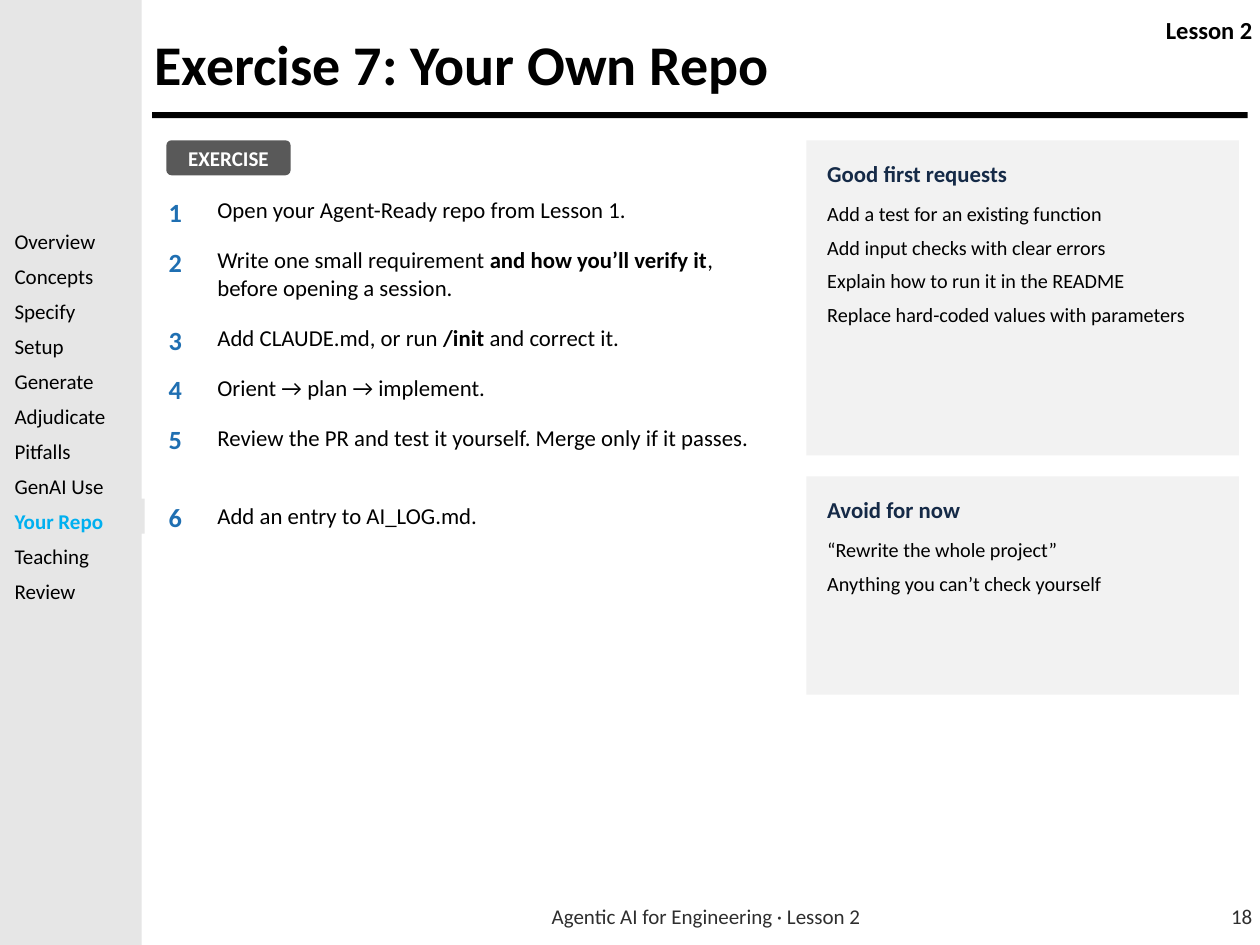
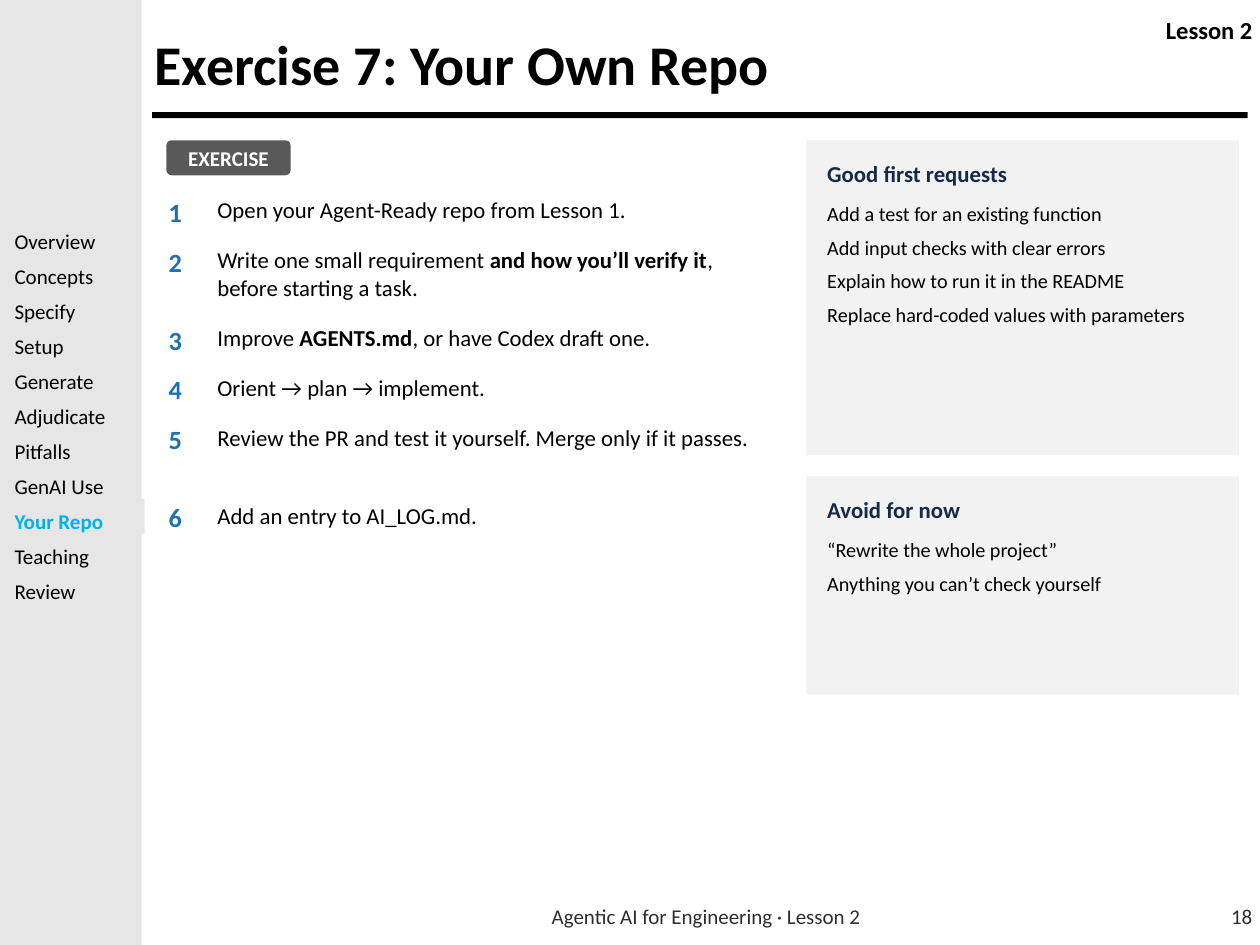
Before and after one commit to usafa-dfas/Agentic-AI-for-Engineering, a slide deck: slide 18 of Lesson Material/LSN 2 - Introduction to Agentic AI for Coding/Agentic_AI_for_Engineering_Lesson_2.pptx. Drawn at 1260x945 pixels with LibreOffice and Linux fonts; fonts in the diff are those of the drawing; background and template pictures are left out. Boxes give left, top, right and bottom in pixels: in the first picture for what was removed or moved away, otherwise in the second. Text is boxed around its words. In the diff, an @@ line names an element or a change of style, - is before the commit and + after.

```diff
--- a/Lesson Material/LSN 2 - Introduction to Agentic AI for Coding/Agentic_AI_for_Engineering_Lesson_2.pptx
+++ b/Lesson Material/LSN 2 - Introduction to Agentic AI for Coding/Agentic_AI_for_Engineering_Lesson_2.pptx
@@ text at bbox=[217, 251, 713, 300]: text changed @@
-Write one small requirement and how you’ll verify it, before opening a session.
+Write one small requirement and how you’ll verify it, before starting a task.
@@ text at bbox=[217, 330, 650, 350]: text changed @@
-Add CLAUDE.md, or run /init and correct it.
+Improve AGENTS.md, or have Codex draft one.
```
Also in this commit, not shown: 18 other slides changed, 5 other files.
